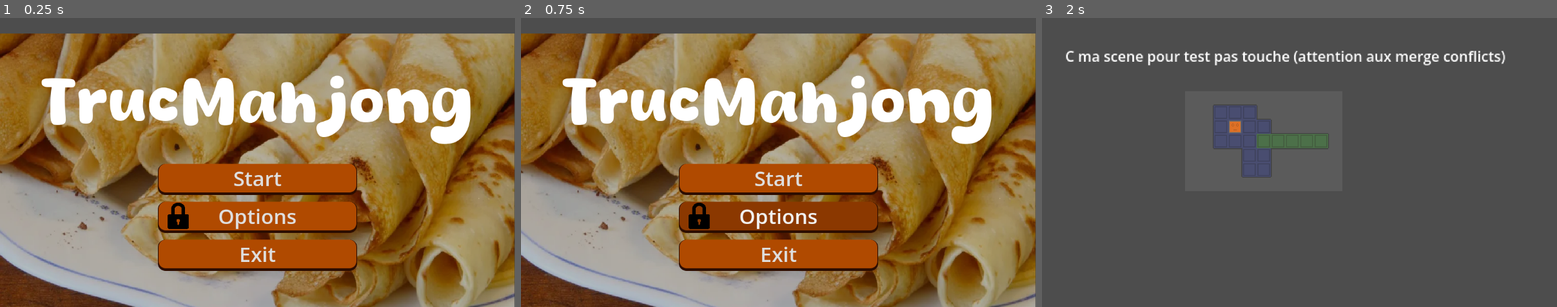
Above: before the commit, frames 1-3 (left to right).
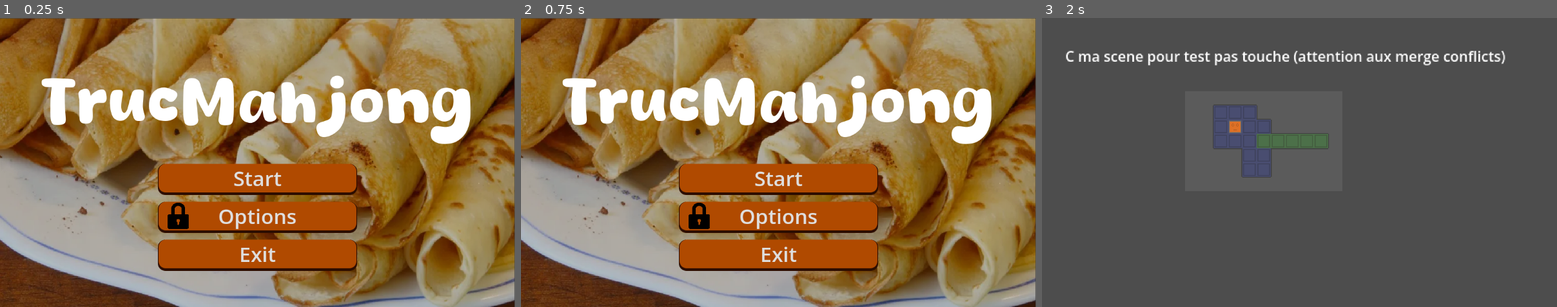
Above: after the commit, the same moments.

Repository: Crizomb/TrucMhajong
Game: Godot game, scene res://scenes/main_clementf.tscn
Same seed, same stepped clock (60 frames per second), same inputs: the game is played once before the commit and once after it.
Inputs:
- Up to frame 1 (0.25 s): no input
- Up to frame 2 (0.75 s): click "Options" at 0.5 s
- Up to frame 3 (2 s): click "Start" at 1.25 s

The runs differ from the first frame. In frame 1, 44% of the frame differs, in the area x 0-100%, y 0-100%; in frame 2, 47%; in frame 3, nothing differs.

Commit message:
working main menu with extra options jumpscare

Diff:
--- a/scenes/main_clementf.gd
+++ b/entities/menu/main menu/main_clementf.gd
@@ -12,14 +12,16 @@
 func _process(delta: float) -> void:
 	pass
 
-
 func _on_start_pressed() -> void:
 	get_tree().change_scene_to_file("res://scenes/main_clementb.tscn")
-
 
 func _on_exit_pressed() -> void:
 	get_tree().quit()
 
-func _on_options_button_pressed() -> void:
+func _on_options_button_up() -> void:
+	small_lock.visible = true
+	big_lock.visible = false
+
+func _on_options_button_down() -> void:
 	small_lock.visible = false
 	big_lock.visible = true
--- /dev/null
+++ b/scenes/Level select.tscn
@@ -0,0 +1,3 @@
+[gd_scene format=3 uid="uid://ehik0axmqbyb"]
+
+[node name="LevelSelect" type="Node2D" unique_id=2047480250]
--- a/scenes/lock.gd
+++ b/scenes/level_select.gd
@@ -1,7 +1,5 @@
-extends Panel
+extends Node2D
 
-@onready var small_lock: Panel = $"."
-@onready var big_lock: Panel = $"../Big_lock"
 
 # Called when the node enters the scene tree for the first time.
 func _ready() -> void:
--- a/scenes/main_clementf.tscn
+++ b/scenes/main_clementf.tscn
@@ -1,10 +1,9 @@
 [gd_scene format=3 uid="uid://b7hnubkfb05sj"]
 
-[ext_resource type="Texture2D" uid="uid://cm5ojjba2ppct" path="res://scenes/crepes header.jpg.webp" id="1_nrk8l"]
-[ext_resource type="Script" uid="uid://pad2bf8l6l21" path="res://scenes/main_clementf.gd" id="1_ojs61"]
-[ext_resource type="Texture2D" uid="uid://bgb3v7bqac153" path="res://scenes/115681.png" id="2_4l1my"]
-[ext_resource type="Script" uid="uid://ceeetta8gy20l" path="res://scenes/lock.gd" id="4_qj4sv"]
-[ext_resource type="FontFile" uid="uid://byhousucx5uiv" path="res://scenes/Honey Crepes.ttf" id="5_kjbsp"]
+[ext_resource type="Texture2D" uid="uid://cm5ojjba2ppct" path="res://entities/menu/main menu/crepes header.jpg.webp" id="1_nrk8l"]
+[ext_resource type="Script" uid="uid://pad2bf8l6l21" path="res://entities/menu/main menu/main_clementf.gd" id="1_ojs61"]
+[ext_resource type="Texture2D" uid="uid://bgb3v7bqac153" path="res://entities/menu/main menu/lock.png" id="2_4l1my"]
+[ext_resource type="FontFile" uid="uid://byhousucx5uiv" path="res://entities/menu/main menu/Honey Crepes.ttf" id="5_kjbsp"]
 
 [sub_resource type="StyleBoxTexture" id="StyleBoxTexture_ajnlm"]
 texture = ExtResource("1_nrk8l")
@@ -63,6 +62,8 @@
 anchors_preset = 15
 anchor_right = 1.0
 anchor_bottom = 1.0
+offset_top = -34.0
+offset_bottom = -34.0
 grow_horizontal = 2
 grow_vertical = 2
 theme_override_styles/panel = SubResource("StyleBoxTexture_ajnlm")
@@ -119,7 +120,6 @@
 grow_horizontal = 2
 grow_vertical = 2
 theme_override_styles/panel = SubResource("StyleBoxTexture_uqow3")
-script = ExtResource("4_qj4sv")
 metadata/_edit_use_anchors_ = true
 
 [node name="Title" type="Label" parent="." unique_id=103298339]
@@ -144,15 +144,13 @@
 anchors_preset = 15
 anchor_right = 1.0
 anchor_bottom = 1.0
-offset_left = -187.0
-offset_top = 1.0
-offset_right = 185.0
-offset_bottom = 1.0
+offset_top = -34.0
+offset_bottom = -34.0
 grow_horizontal = 2
 grow_vertical = 2
 theme_override_styles/panel = SubResource("StyleBoxTexture_uqow3")
-script = ExtResource("4_qj4sv")
 
 [connection signal="pressed" from="Menu_buttons/Start_button" to="." method="_on_start_pressed"]
-[connection signal="pressed" from="Menu_buttons/Options_button" to="Small_lock" method="_on_options_button_pressed"]
+[connection signal="button_down" from="Menu_buttons/Options_button" to="." method="_on_options_button_down"]
+[connection signal="button_up" from="Menu_buttons/Options_button" to="." method="_on_options_button_up"]
 [connection signal="pressed" from="Menu_buttons/Exit_button" to="." method="_on_exit_pressed"]
Renamed: scenes/Honey Crepes.ttf -> entities/menu/main menu/Honey Crepes.ttf
Not shown, changed: entities/menu/main menu/Honey Crepes.ttf.import
Renamed: scenes/crepes header.jpg.webp -> entities/menu/main menu/crepes header.jpg.webp
Not shown, changed: entities/menu/main menu/crepes header.jpg.webp.import
Renamed: scenes/115681.png -> entities/menu/main menu/lock.png
Not shown, changed: entities/menu/main menu/lock.png.import
Renamed: scenes/main_clementf.gd.uid -> entities/menu/main menu/main_clementf.gd.uid
Not shown, added: scenes/level_select.gd.uid
Not shown, removed: scenes/lock.gd.uid
